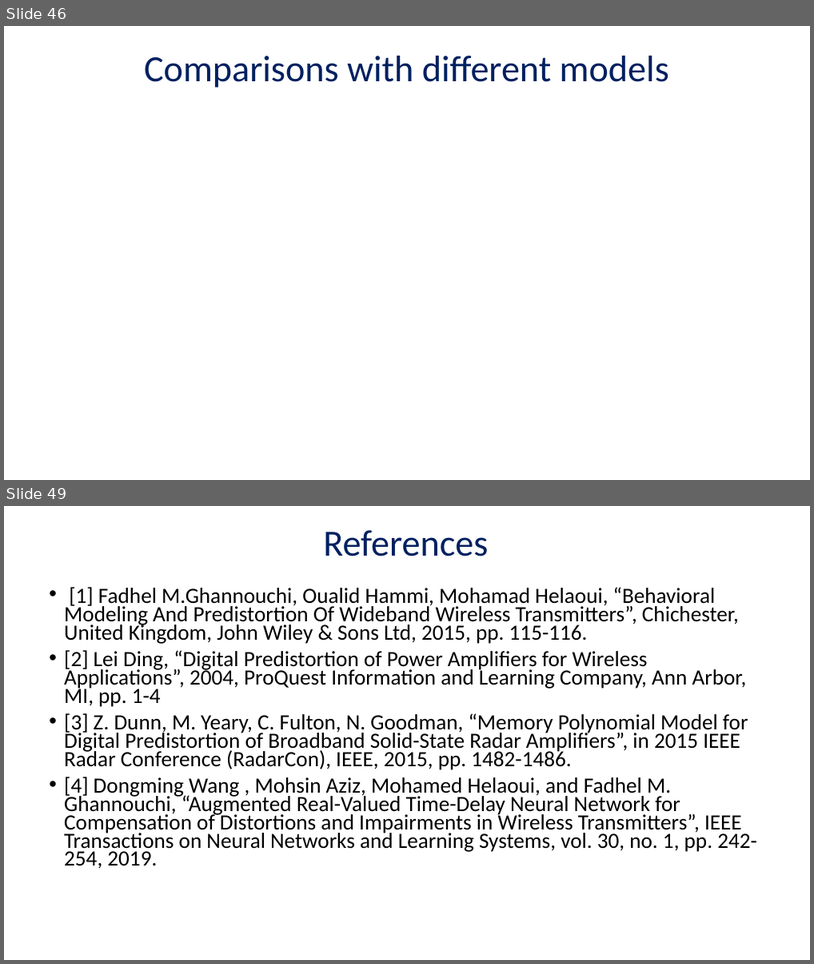
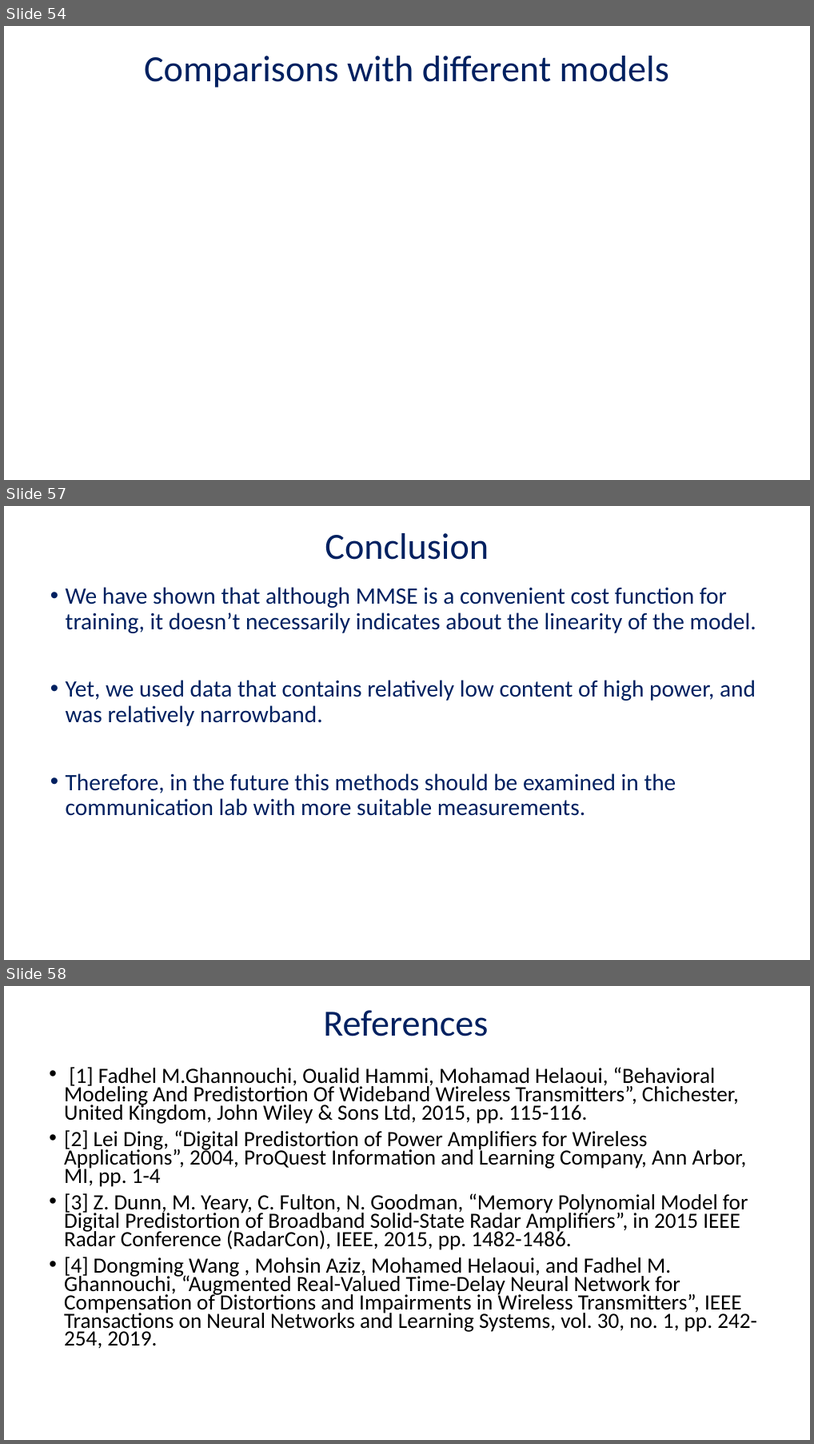
Before and after one commit to AdirCN/DPD, a slide deck: documents/Final Presentation.pptx. Shown one above the other, each under a label of ours: slides 46 and 49 before the commit, slides 54, 57 and 58 after it; the slides between them are not shown. The pictures are 814x964 and 814x1444 pixels, drawn with LibreOffice and Linux fonts; fonts in the diff are those of the drawing; background and template pictures are left out. Boxes give left, top, right and bottom in pixels: in the first picture for what was removed or moved away, otherwise in the second. Text is boxed around its words. In the diff, an @@ line names an element or a change of style, - is before the commit and + after.

```diff
--- a/documents/Final Presentation.pptx
+++ b/documents/Final Presentation.pptx
@@ slide 57 added at (4, 506, 810, 960), background #FFFFFF @@
@@ text added at (325, 533, 489, 560), 44 pt, text #002060 @@
+Conclusion
@@ text added at (66, 587, 757, 816), 28 pt, text #002060 @@
+• We have shown that although MMSE is a convenient cost function for training, it doesn’t necessarily indicates about the linearity of the model.
+• Yet, we used data that contains relatively low content of high power, and was relatively narrowband.
+• Therefore, in the future this methods should be examined in the communication lab with more suitable measurements.
@@ what was slide 46 is now slide 54 @@
@@ what was slide 49 is now slide 58 @@
```
Also in this commit, not shown: 3 slides changed, 11 other slides added, 3 slides removed, 2 other files.
